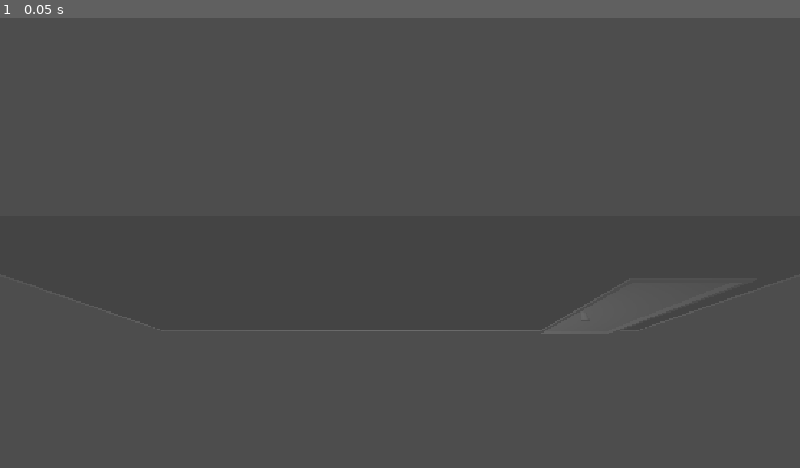
Above: before the commit, frame 1.
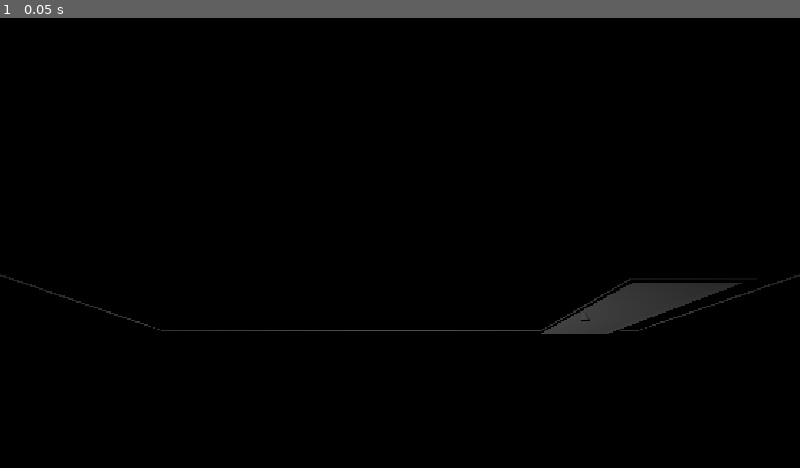
Above: after the commit, the same moment.

Repository: kinako-omiso/Summer_HoEi
Game: Godot game, scene res://temp_main.tscn
Same seed, same stepped clock (60 frames per second), same inputs: the game is played once before the commit and once after it.
Inputs:
- Up to frame 1 (0.05 s): no input

The runs differ from the first frame. In frame 1, 100% of the frame differs, in the area x 0-100%, y 0-100%.

Commit message:
#13 ブレイカーオフの前はプレイヤー用のライトをオフにするように変更、プレイヤー用のライトのグローバルグループはplayer_lights

Diff:
--- a/player.tscn
+++ b/player.tscn
@@ -23,8 +23,9 @@
 transform = Transform3D(1, 0, 0, 0, 1, 0, 0, 0, 1, 0, 0.7, -0.499)
 cull_mask = 1048574
 
-[node name="SpotLight3D" type="SpotLight3D" parent="PlayerCamera" unique_id=1951833508]
+[node name="SpotLight3D" type="SpotLight3D" parent="PlayerCamera" unique_id=1951833508 groups=["player_lights"]]
 layers = 5
+light_energy = 0.0
 spot_range = 6.0
 
 [node name="Area3D" type="Area3D" parent="." unique_id=1007189964]
@@ -36,6 +37,7 @@
 shape = SubResource("CylinderShape3D_mrimj")
 debug_color = Color(0.578948, 0.5525206, 0.029899785, 0.41960785)
 
-[node name="OmniLight3D" type="OmniLight3D" parent="." unique_id=1345512347]
+[node name="OmniLight3D" type="OmniLight3D" parent="." unique_id=1345512347 groups=["player_lights"]]
+light_energy = 0.0
 
 [connection signal="body_entered" from="Area3D" to="." method="_on_area_3d_body_entered"]
--- a/project.godot
+++ b/project.godot
@@ -23,6 +23,7 @@
 [global_group]
 
 lights="ブレイカーで消灯するライト"
+player_lights="消灯後点灯"
 
 [input]
 
--- a/temp_main.gd
+++ b/temp_main.gd
@@ -31,3 +31,4 @@
 # 消灯システム
 func _on_breaker_lights_out() -> void:
 	get_tree().set_group("lights", "light_energy", 0.0)
+	get_tree().set_group("player_lights", "light_energy", 1.0)
--- a/temp_main.tscn
+++ b/temp_main.tscn
@@ -11,6 +11,7 @@
 [ext_resource type="PackedScene" uid="uid://dtwqe00ewj4d" path="res://demobreaker/breaker.tscn" id="9_qls1m"]
 
 [sub_resource type="Environment" id="Environment_k8684"]
+background_energy_multiplier = 0.0
 ambient_light_energy = 0.0
 
 [node name="TempMain" type="Node" unique_id=1148120628]
